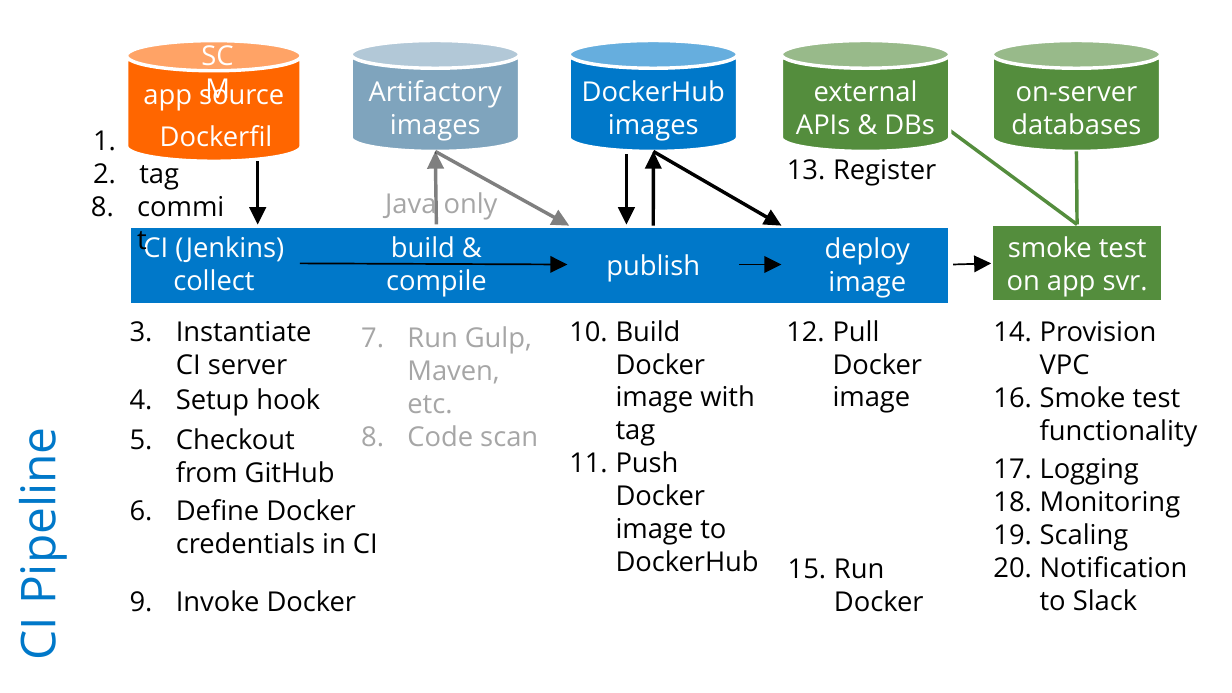
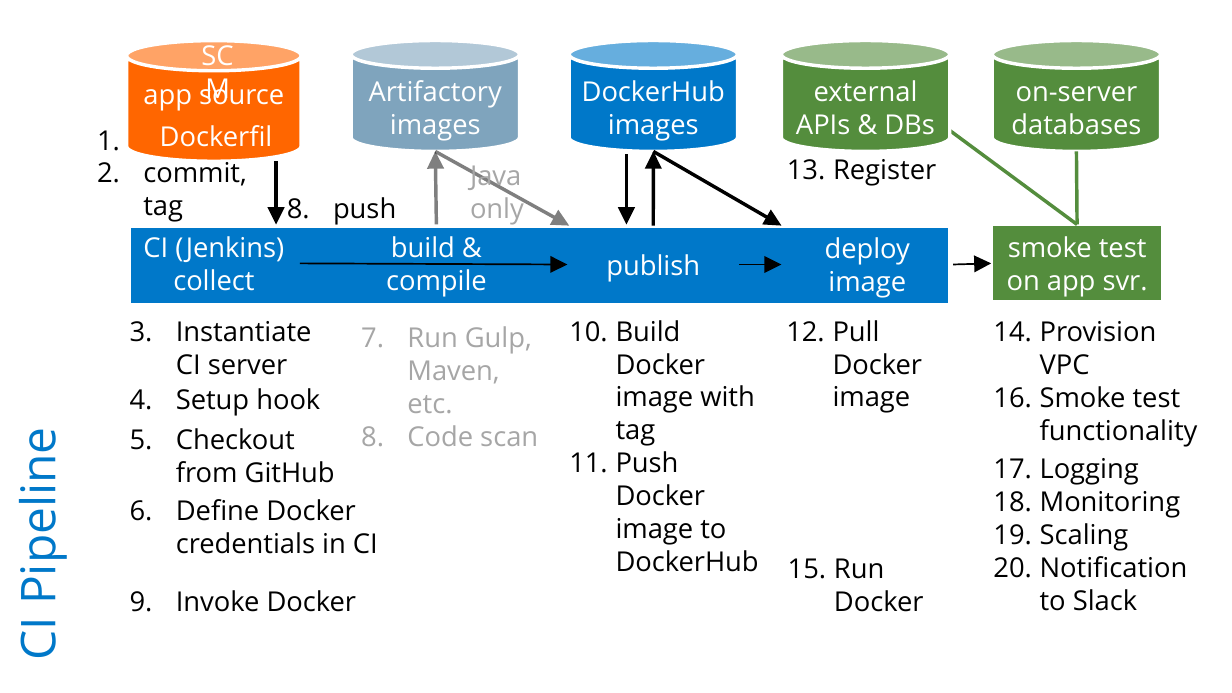
Before and after one commit to rkuma183/wilsonmar.github.io, a slide deck: slide 1 of fig/ci-pipeline-v01.pptx. Drawn at 1232x693 pixels with LibreOffice and Linux fonts; fonts in the diff are those of the drawing. Boxes give left, top, right and bottom in pixels: in the first picture for what was removed or moved away, otherwise in the second. Text is boxed around its words. In the diff, an @@ line names an element or a change of style, - is before the commit and + after.

```diff
--- a/fig/ci-pipeline-v01.pptx
+++ b/fig/ci-pipeline-v01.pptx
@@ text at box(143, 157, 246, 222): text changed @@
-1. tag
+1. commit, tag
@@ arrow moved from (257, 161) - (257, 224) to (276, 161) - (276, 224) @@
@@ text at box(470, 165, 524, 225): text changed @@
-Java only
+Java
+only
@@ text at box(333, 197, 396, 225): text changed @@
-8. commit
+8. push
```
Also in this commit, not shown: 29 other files.
